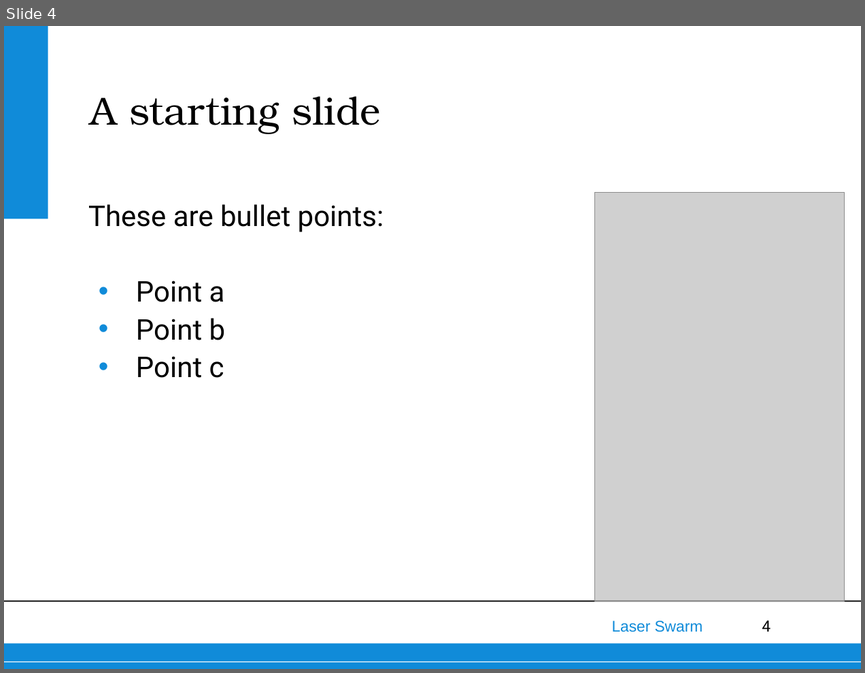
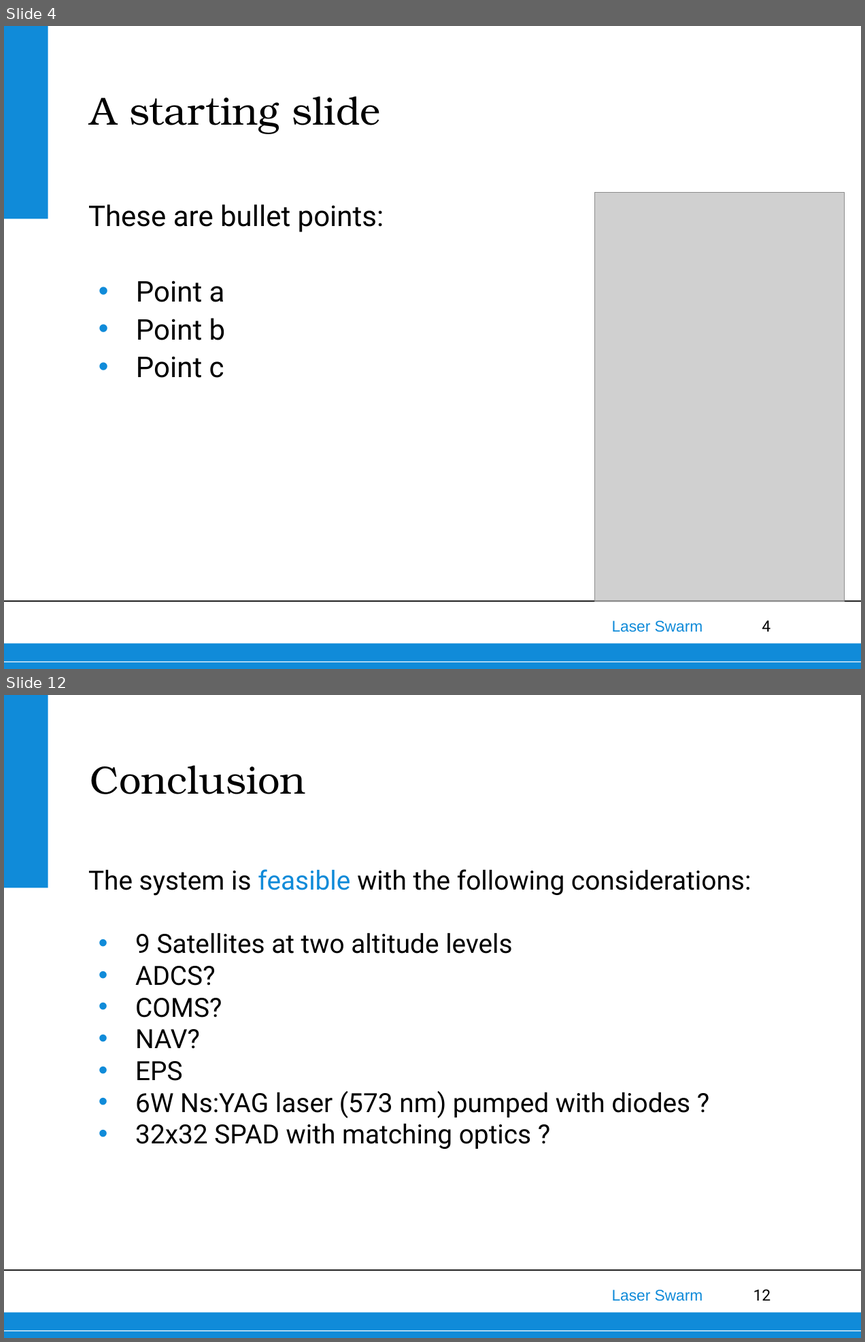
Before and after one commit to thewisenerd/laser-swarm, a slide deck: finalPresentation/FinalPresentation.ppt. Shown one above the other, each under a label of ours: slide 4 before the commit, slides 4 and 12 after it; the slides between them are not shown. The pictures are 865x673 and 865x1342 pixels, drawn with LibreOffice and Linux fonts; fonts in the diff are those of the drawing; grey boxes stand for pictures; background and template pictures are left out. Boxes give left, top, right and bottom in pixels: in the first picture for what was removed or moved away, otherwise in the second. Text is boxed around its words. In the diff, an @@ line names an element or a change of style, - is before the commit and + after.

Commit message:
Expansion of contents and conclusions

```diff
--- a/finalPresentation/FinalPresentation.ppt
+++ b/finalPresentation/FinalPresentation.ppt
@@ slide 12 added at (4,695,861,1338), background #FFFFFF; not listed: 6 template elements that a slide beside it also shows @@
@@ title added at (90,765,306,794), 33 pt, text #000000 @@
+Conclusion
@@ text added at (88,869,751,1149), 22.2 pt, text #000000 @@
+The system is feasible with the following considerations:
+• 9 Satellites at two altitude levels
+• ADCS?
+• COMS?
+• NAV?
+• EPS
+• 6W Ns:YAG laser (573 nm) pumped with diodes ?
+• 32x32 SPAD with matching optics ?
```
Also in this commit, not shown: 9 other slides added, 2 slides removed.
